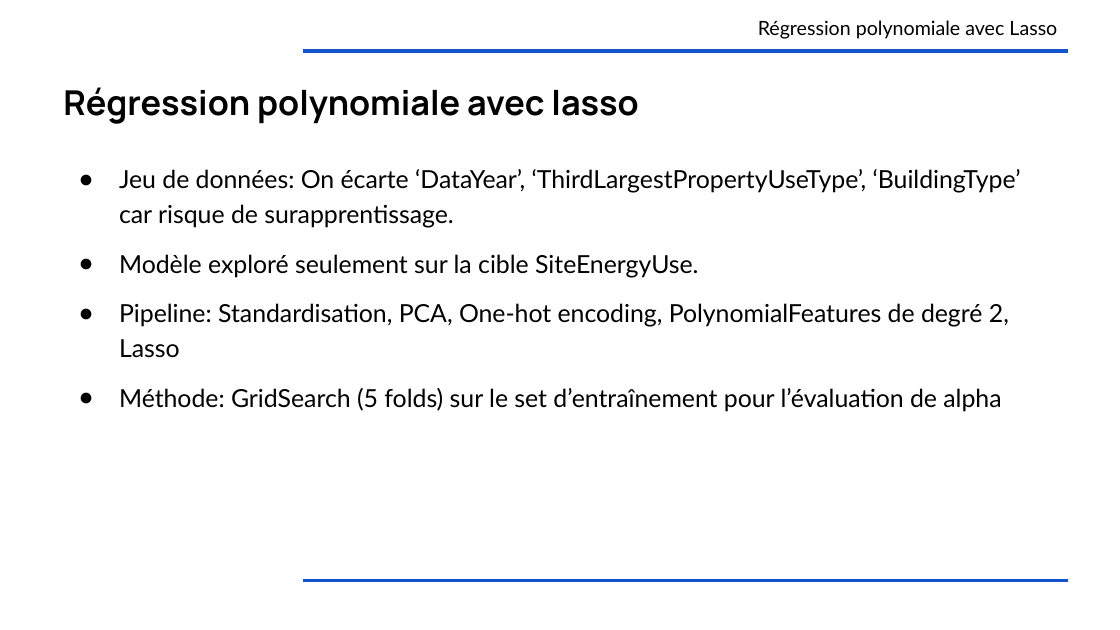
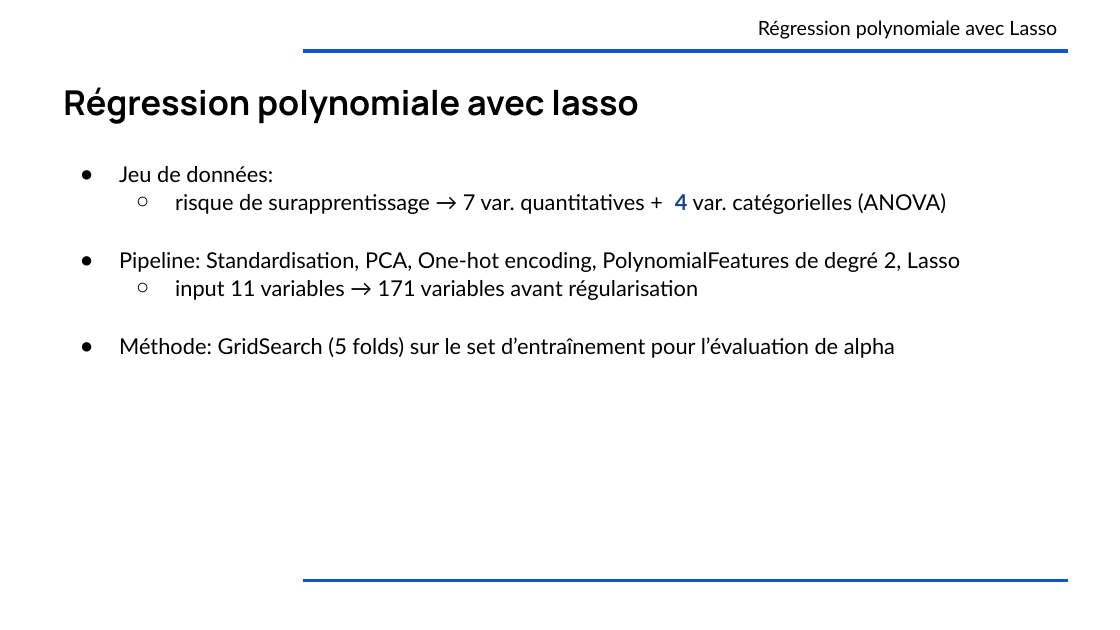
Before and after one commit to OlivierLegrand/P7, a slide deck: slide 20 of P4/anticipez la consommation électrique de bâtiments.pptx (slide 19 before the commit). Drawn at 1120x630 pixels with LibreOffice and Linux fonts; fonts in the diff are those of the drawing. Boxes give left, top, right and bottom in pixels: in the first picture for what was removed or moved away, otherwise in the second. Text is boxed around its words. In the diff, an @@ line names an element or a change of style, - is before the commit and + after.

```diff
--- a/P4/anticipez la consommation électrique de bâtiments.pptx
+++ b/P4/anticipez la consommation électrique de bâtiments.pptx
@@ text at (x1=119, y1=166, x2=946, y2=214): text changed; size 16 to 14 pt @@
-● Jeu de données: On écarte ‘DataYear’, ‘ThirdLargestPropertyUseType’, ‘BuildingType’ car risque de surapprentissage.
-● Modèle exploré seulement sur la cible SiteEnergyUse.
+● Jeu de données:
+  ○ risque de surapprentissage → 7 var. quantitatives + 4 var. catégorielles (ANOVA)
@@ text at (x1=119, y1=252, x2=960, y2=358): size 16 to 14 pt in "Pipeline: Standardisation, PCA, One-hot encoding, Polynomial ...", "Méthode: GridSearch (5 folds) sur le set ..."; indent changed; line spacing 1.15 to 1.05; more space between paragraphs @@
@@ text at (x1=175, y1=280, x2=698, y2=300): paragraph added @@
+  ○ input 11 variables → 171 variables avant régularisation
```
Also in this commit, not shown: 16 other slides changed, 5 slides added, 2 slides removed, 4 other files.
